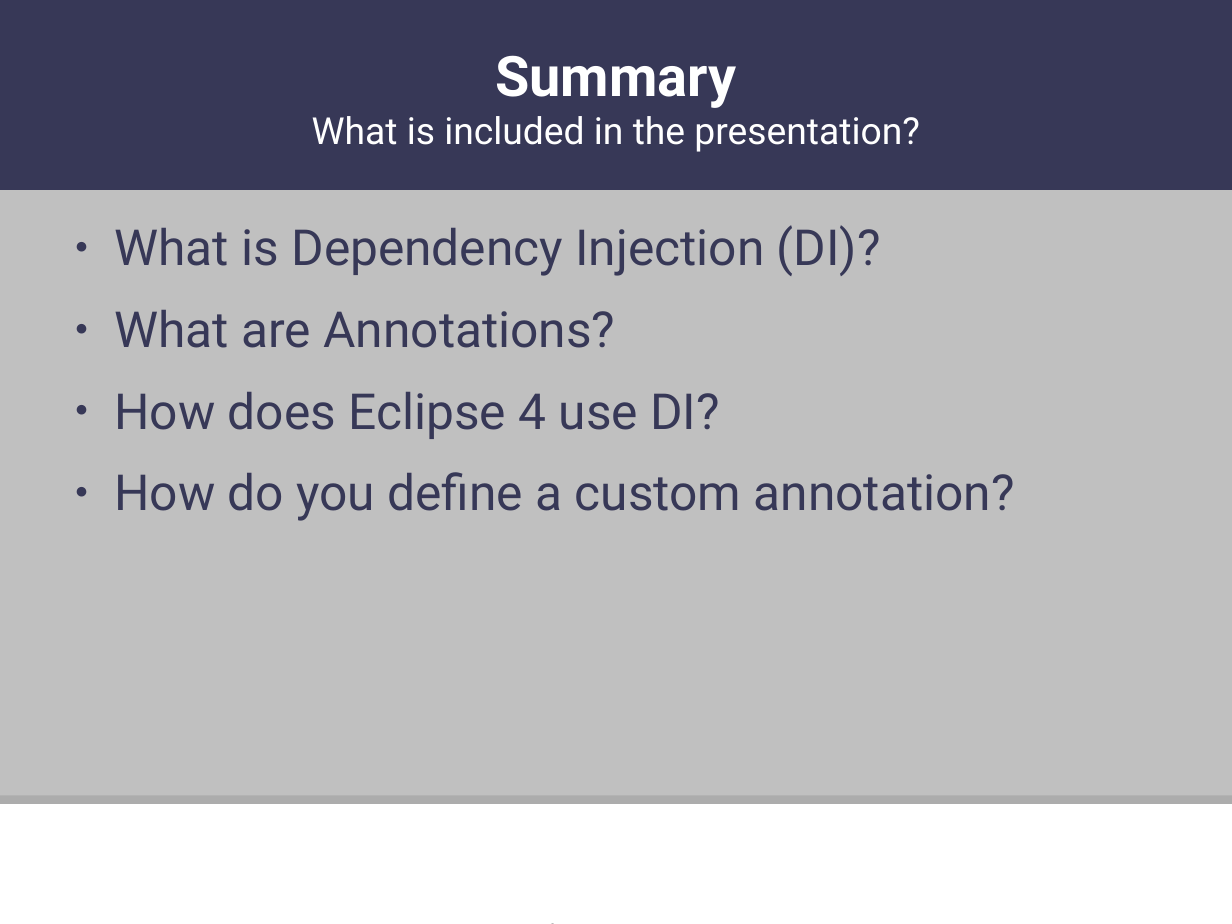
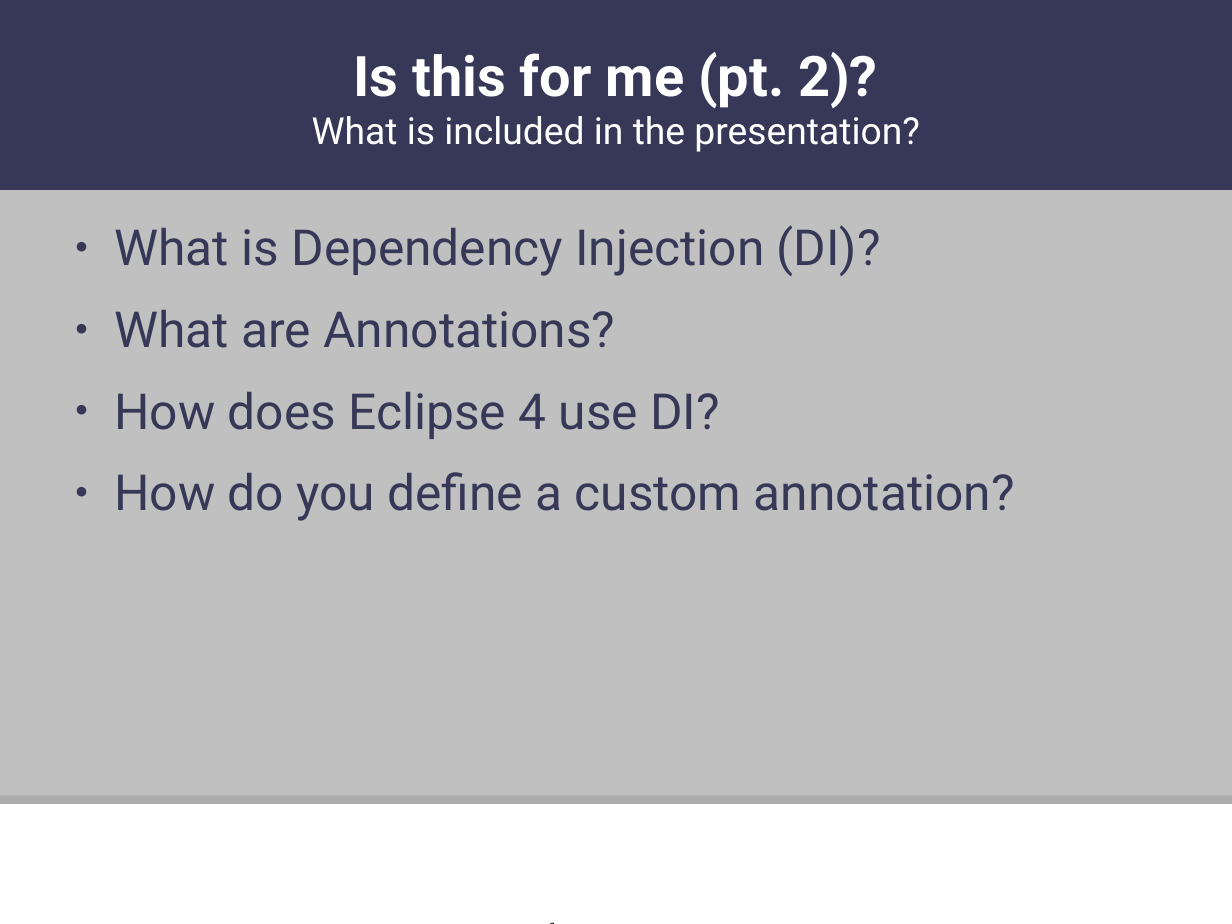
Before and after one commit to skylenewman/huntsville-efd-presentations, a slide deck: slide 5 of presentations/003-dependency-injection-custom-annotations/dependency-injection-custom-annotation.odp (slide 2 before the commit). Drawn at 1232x924 pixels with LibreOffice and Linux fonts; fonts in the diff are those of the drawing; background and template pictures are left out. Boxes give left, top, right and bottom in pixels: in the first picture for what was removed or moved away, otherwise in the second. Text is boxed around its words. In the diff, an @@ line names an element or a change of style, - is before the commit and + after.

```diff
--- a/presentations/003-dependency-injection-custom-annotations/dependency-injection-custom-annotation.odp
+++ b/presentations/003-dependency-injection-custom-annotations/dependency-injection-custom-annotation.odp
@@ title at (312, 52, 920, 152): text changed @@
-Summary
-What is included in the presentation?
+Is this for me (pt. 2)?
+What is included in the presentation?
```
Also in this commit, not shown: 19 other slides changed, 4 slides added, 5 slides removed, 4 other files.
